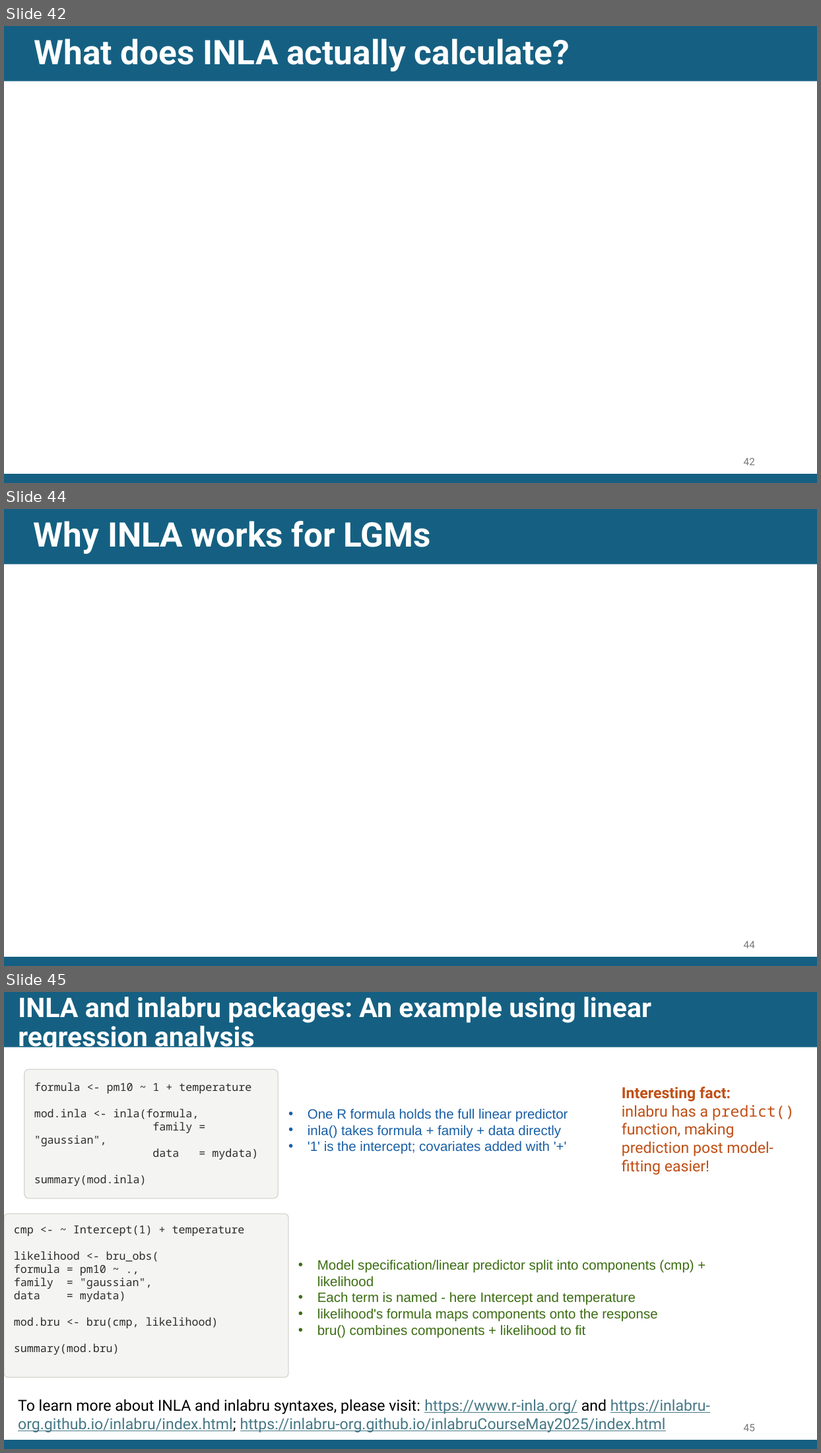
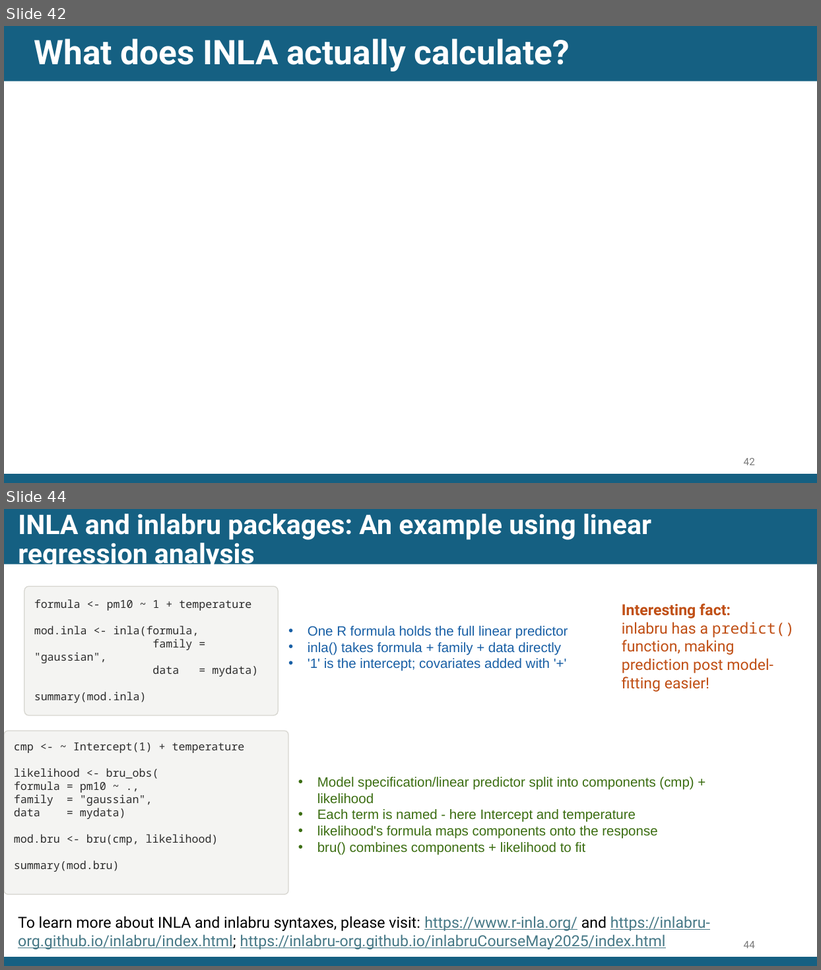
Before and after one commit to EdsonUtazi/CISON_Workshop_Nigeria, a slide deck: Day 1 files/Bayesian inference and computation using INLA and inlabru.pptx. Shown one above the other, each under a label of ours: slides 42, 44 and 45 before the commit, slides 42 and 44 after it; the slides between them are not shown. The pictures are 821x1453 and 821x970 pixels, drawn with LibreOffice and Linux fonts; fonts in the diff are those of the drawing; grey boxes stand for pictures. Boxes give left, top, right and bottom in pixels: in the first picture for what was removed or moved away, otherwise in the second. Text is boxed around its words. In the diff, an @@ line names an element or a change of style, - is before the commit and + after.

```diff
--- a/Day 1 files/Bayesian inference and computation using INLA and inlabru.pptx
+++ b/Day 1 files/Bayesian inference and computation using INLA and inlabru.pptx
@@ slide 44 removed at [4, 509, 817, 966], background #FFFFFF; not listed: 2 template elements that a slide beside it also shows @@
@@ title removed at [34, 521, 431, 554] @@
-Why INLA works for LGMs
@@ page number removed at [744, 941, 755, 949] @@
-44
@@ what was slide 45 is now slide 44 @@
@@ page number at [744, 941, 755, 949]: text changed @@
-45
+44
```
Also in this commit, not shown: 6 slides changed, 1 slide added.
